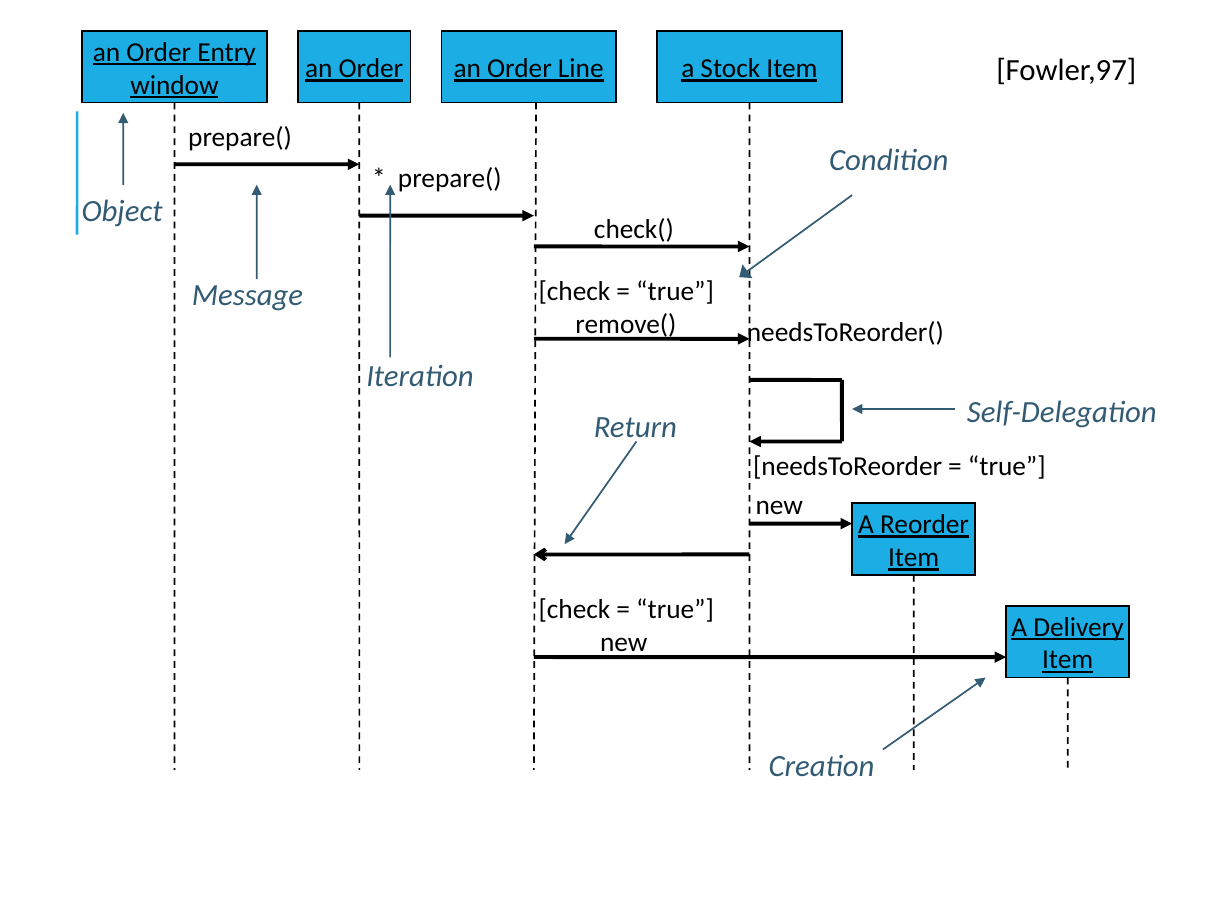
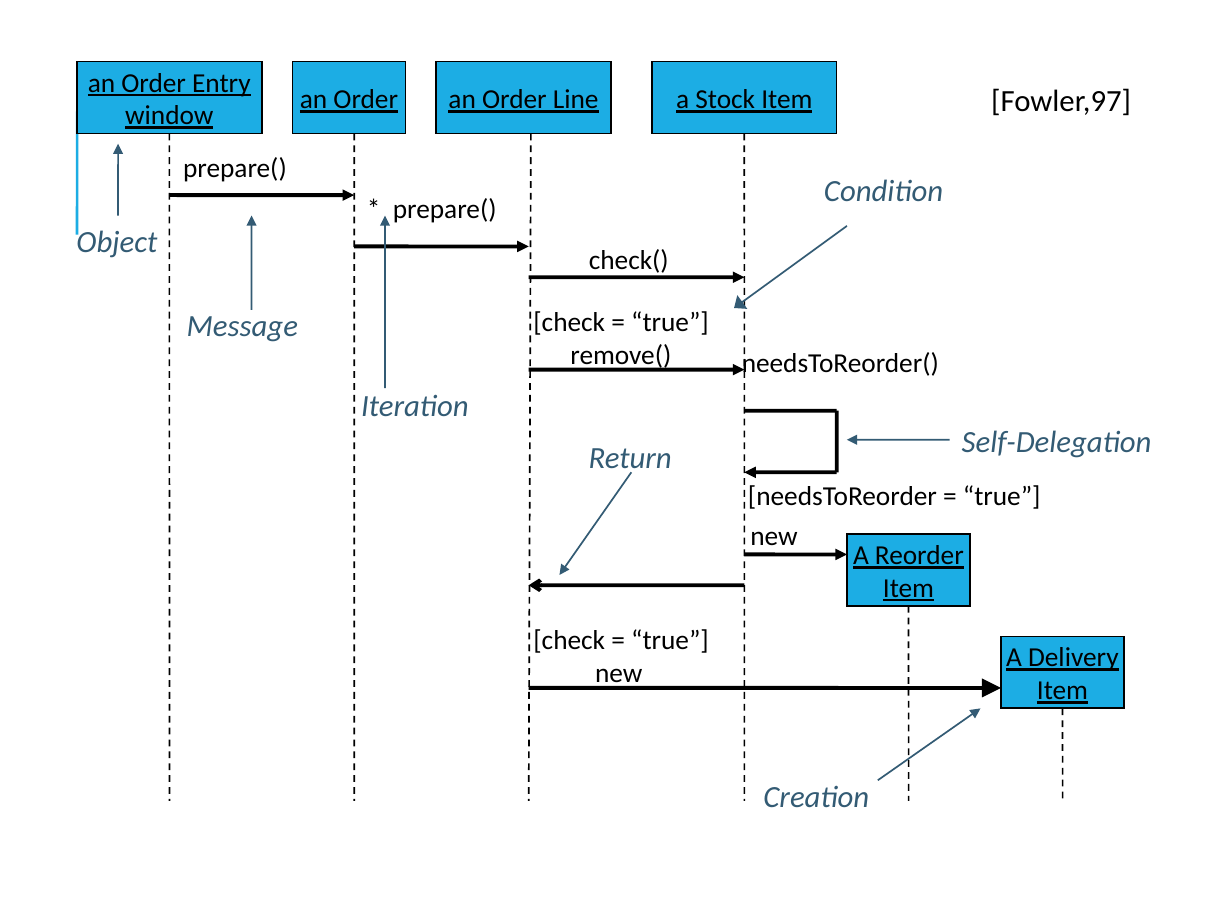
Before and after one commit to ppawar/ppawar.github.io, a slide deck: slide 79 of CSE308-S19/Slides/PPT/Introduction to UML.ppt (slide 78 before the commit). Drawn at 1232x924 pixels with LibreOffice and Linux fonts; fonts in the diff are those of the drawing. Boxes give left, top, right and bottom in pixels: in the first picture for what was removed or moved away, otherwise in the second. Text is boxed around its words. In the diff, an @@ line names an element or a change of style, - is before the commit and + after.

```diff
--- a/CSE308-S19/Slides/PPT/Introduction to UML.ppt
+++ b/CSE308-S19/Slides/PPT/Introduction to UML.ppt
@@ 16 texts, 15 arrows, 8 lines, 6 rectangles: place and size @@
-16 texts, 15 arrows, 8 lines, 6 rectangles at (82,31,1157,777)
+16 texts, 15 arrows, 8 lines, 6 rectangles at (76,62,1152,808)
```
Also in this commit, not shown: 6 other slides changed, 1 slide added, 10 other files.
